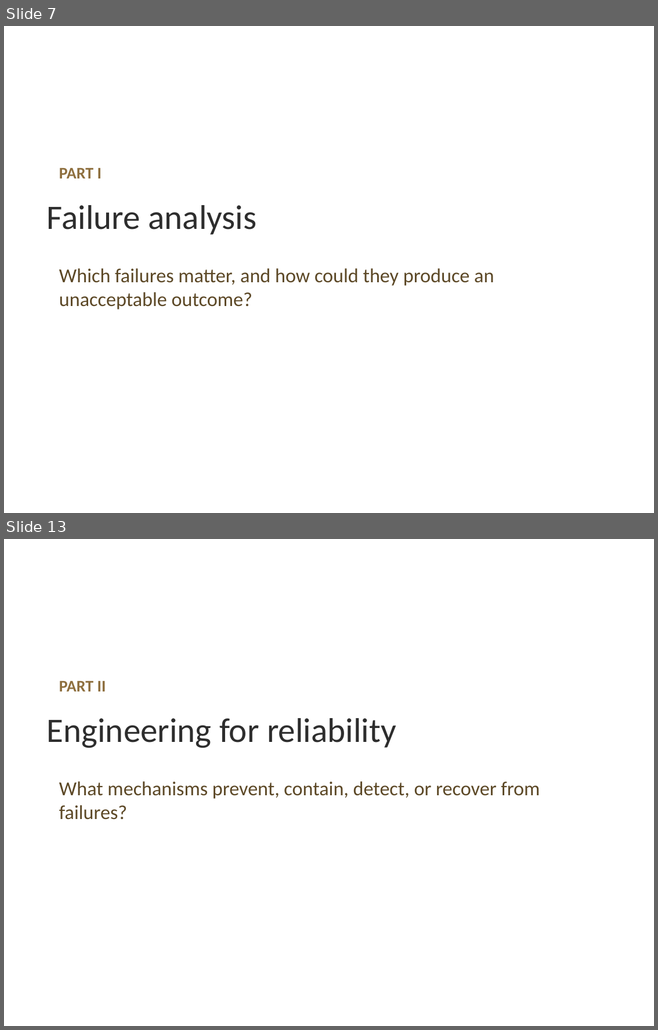
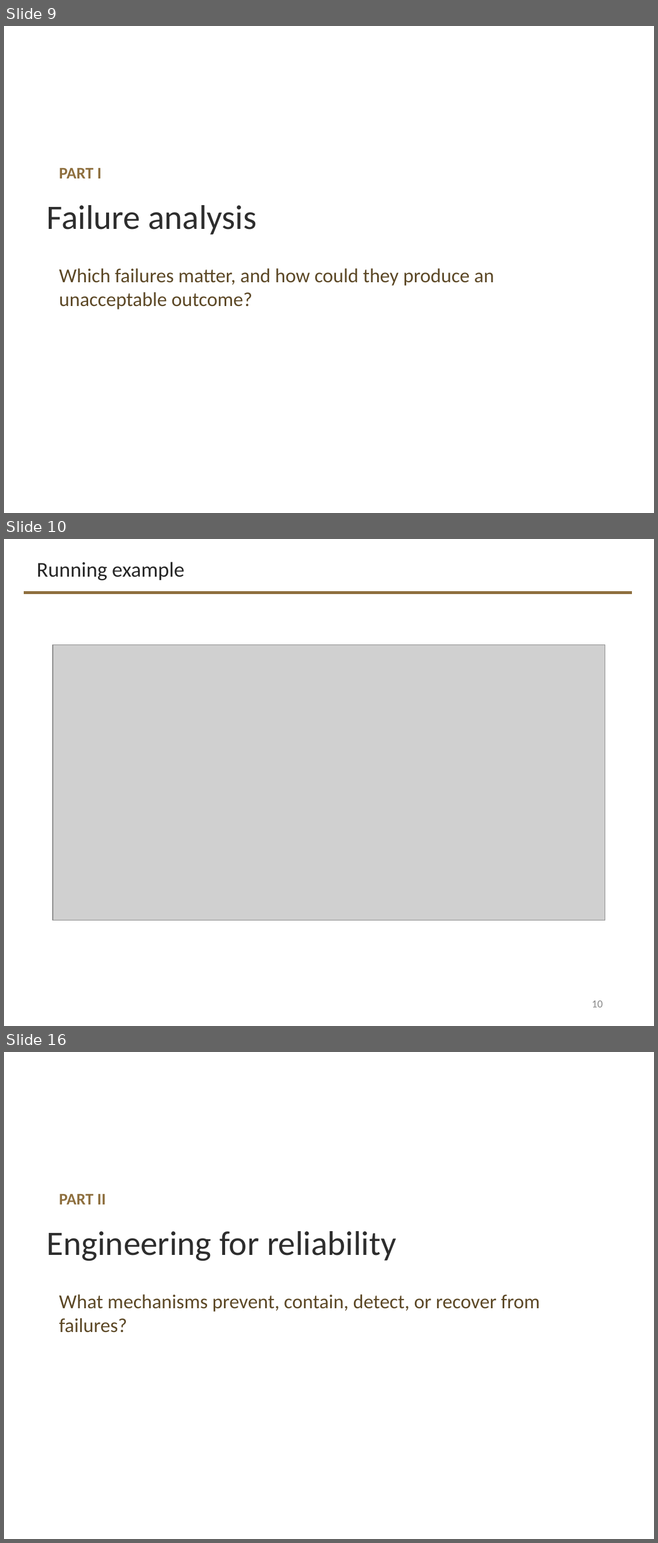
Before and after one commit to davisjam/model-based-agentic-software-engineering, a slide deck: course/lectures/act-3-software-in-the-world/04-performance-and-reliability/3-4-Performance-and-Reliability-2-Reliability-Engineering.pptx. Shown one above the other, each under a label of ours: slides 7 and 13 before the commit, slides 9, 10 and 16 after it; the slides between them are not shown. The pictures are 658x1030 and 658x1543 pixels, drawn with LibreOffice and Linux fonts; fonts in the diff are those of the drawing; grey boxes stand for pictures; background and template pictures are left out. Boxes give left, top, right and bottom in pixels: in the first picture for what was removed or moved away, otherwise in the second. Text is boxed around its words. In the diff, an @@ line names an element or a change of style, - is before the commit and + after.

```diff
--- a/course/lectures/act-3-software-in-the-world/04-performance-and-reliability/3-4-Performance-and-Reliability-2-Reliability-Engineering.pptx
+++ b/course/lectures/act-3-software-in-the-world/04-performance-and-reliability/3-4-Performance-and-Reliability-2-Reliability-Engineering.pptx
@@ slide 10 added at <box>4,539,654,1026</box>, background #FFFFFF @@
@@ title added at <box>36,562,184,581</box>, 23.4 pt, text #262626 @@
+Running example
@@ line added from (24, 593) to (632, 593), #8E6F3E 3 pt @@
@@ picture added at <box>53,645,605,921</box> @@
@@ page number added at <box>592,1001,603,1008</box>, 12 pt, text #888888 @@
+10
@@ what was slide 7 is now slide 9 @@
@@ what was slide 13 is now slide 16 @@
```
Also in this commit, not shown: 23 slides changed, 8 other slides added, 3 slides removed, 2 other files.
